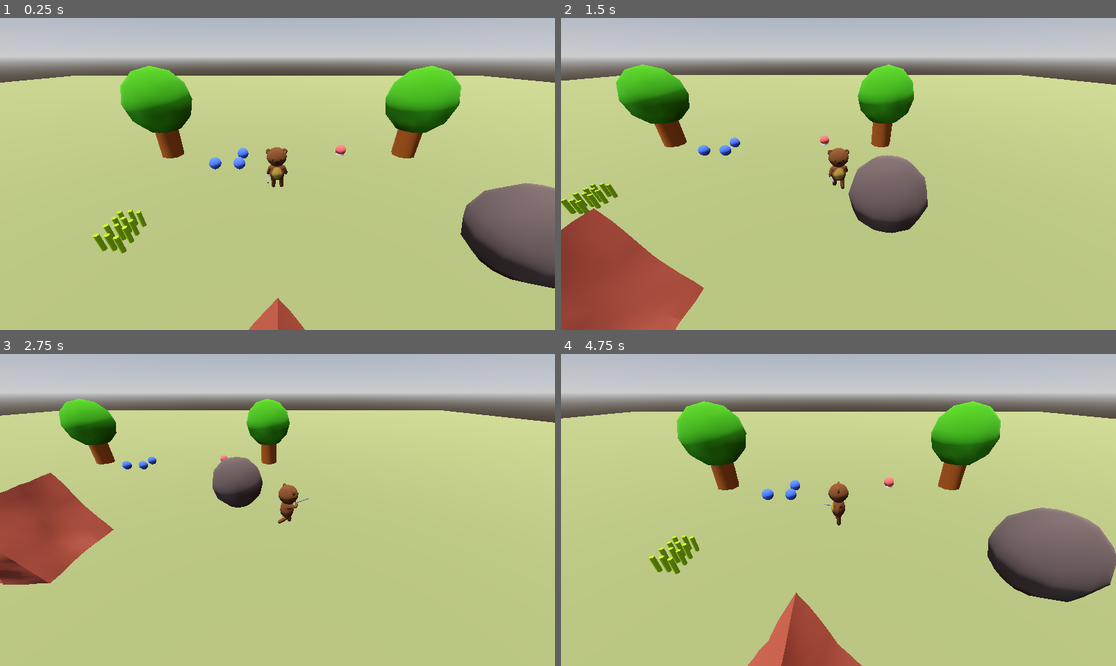
Above: before the commit, frames 1-4 (two rows, left to right).
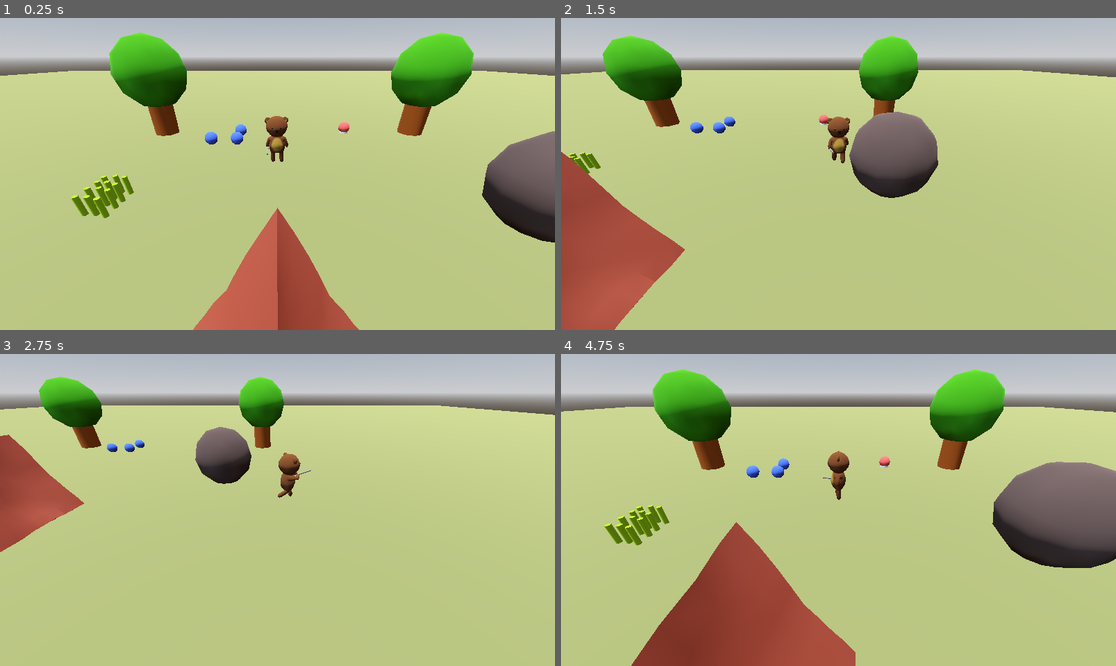
Above: after the commit, the same moments.

Repository: CodeRecode/gdwild85
Game: Godot game, scene res://world.tscn
Two runs of this game, one before a commit and one after it. Both use one fixed random seed, a clock stepped at 60 frames per second and the inputs below.
Inputs:
- Up to frame 1 (0.25 s): no input
- Up to frame 2 (1.5 s): hold Right (move_right) 0.53-1.28 s; tap Space (interact) at 0.6 s; hold S (move_down) from 1.28 s (still down); tap Shift (run_modifier) at 1.35 s
- Up to frame 3 (2.75 s): release S (move_down) at 2.03 s; hold Right (move_right) from 2.03 s (still down); tap Space (interact) at 2.1 s
- Up to frame 4 (4.75 s): release Right (move_right) at 2.78 s; hold W (move_up) 2.78-3.53 s; tap Shift (run_modifier) at 2.85, 4.35 s; hold A (move_left) from 3.53 s (still down); tap Space (interact) at 3.6 s

The runs differ from the first frame. In frame 1, 23% of the frame differs, in the area x 0-100%, y 4-100%; in frame 2, 18%; in frame 3, 13%; in frame 4, 28%.

Commit message:
Adding gather anim and tightening player colliders

Diff:
--- a/characters/player/player.tscn
+++ b/characters/player/player.tscn
@@ -4,6 +4,8 @@
 [ext_resource type="PackedScene" uid="uid://bbkbbkvnak3vo" path="res://art/bear.glb" id="2_xxgcw"]
 
 [sub_resource type="CapsuleShape3D" id="CapsuleShape3D_gv5m4"]
+radius = 0.364801
+height = 1.5
 
 [sub_resource type="StandardMaterial3D" id="StandardMaterial3D_fj7yv"]
 albedo_color = Color(1, 0.6425, 0.35, 1)
@@ -80,12 +82,15 @@
 graph_offset = Vector2(-311, -204)
 
 [sub_resource type="CylinderShape3D" id="CylinderShape3D_508ok"]
+height = 1.29303
+radius = 0.547363
 
 [node name="CharacterBody3D" type="CharacterBody3D"]
 collision_layer = 0
 script = ExtResource("1_4flbx")
 
 [node name="CollisionShape3D" type="CollisionShape3D" parent="."]
+transform = Transform3D(1, 0, 0, 0, 1, 0, 0, 0, 1, 0, 0.75, 0)
 shape = SubResource("CapsuleShape3D_gv5m4")
 debug_color = Color(0.843137, 0.34902, 0.407843, 0.862745)
 
@@ -99,33 +104,32 @@
 mesh = SubResource("CapsuleMesh_tlwt5")
 
 [node name="animalchar" parent="." instance=ExtResource("2_xxgcw")]
-transform = Transform3D(0.25, 0, 0, 0, 0.25, 0, 0, 0, 0.25, 0, -1, 0)
+transform = Transform3D(0.25, 0, 0, 0, 0.25, 0, 0, 0, 0.25, 0, 0, 0)
 
 [node name="Skeleton3D" parent="animalchar/Armature" index="0"]
-bones/1/position = Vector3(-0.0833007, 1.41441, 0)
 bones/1/rotation = Quaternion(-0.707107, 0, 0, 0.707107)
-bones/2/rotation = Quaternion(0.706529, -0.00363103, 0.00419408, 0.707662)
-bones/4/rotation = Quaternion(-0.000173379, 5.74271e-05, 0.000798107, 1)
-bones/5/rotation = Quaternion(-0.00247264, 0.00123018, 0.0170951, 0.99985)
+bones/2/rotation = Quaternion(0.707107, 0, 0, 0.707107)
+bones/6/position = Vector3(0.185896, 0.389199, 0.302)
 bones/6/rotation = Quaternion(-0.205954, 0.0476917, -0.76801, 0.60454)
 bones/7/position = Vector3(-0.118206, 0.862694, 0.116804)
 bones/7/rotation = Quaternion(0.0266705, 0.185064, -0.449121, 0.873688)
 bones/8/rotation = Quaternion(0.024959, 0.0439738, -0.199483, 0.978596)
+bones/9/position = Vector3(-0.185896, 0.389199, 0.302)
 bones/9/rotation = Quaternion(-0.205954, -0.0476917, 0.76801, 0.60454)
 bones/10/position = Vector3(0.118206, 0.862694, 0.116804)
 bones/10/rotation = Quaternion(0.0266705, -0.185064, 0.449121, 0.873688)
 bones/11/rotation = Quaternion(0.0249591, -0.0439738, 0.199483, 0.978596)
 bones/12/rotation = Quaternion(0.686783, -4.07164e-08, 0.128772, 0.715365)
 bones/13/rotation = Quaternion(0.0835974, -0.00123801, -0.515194, 0.852986)
-bones/14/rotation = Quaternion(0.840166, 0.533603, -0.0220617, 0.0943483)
-bones/15/rotation = Quaternion(0.00280561, -0.00020452, -0.000120336, 0.999996)
-bones/17/rotation = Quaternion(0.862748, -0.491693, -0.0308178, 0.113819)
-bones/18/rotation = Quaternion(0.0884812, 0.000285874, 0.00220741, 0.996075)
+bones/14/rotation = Quaternion(0.851716, 0.512965, 0.00649546, 0.106792)
+bones/15/rotation = Quaternion(0.051679, -0.000204247, -0.00221661, 0.998661)
+bones/17/rotation = Quaternion(0.851716, -0.512965, -0.00649593, 0.106792)
+bones/18/rotation = Quaternion(0.0516807, 0.000204259, 0.00221645, 0.998661)
 bones/20/position = Vector3(0.575712, 0.737437, 1.18014)
 bones/20/rotation = Quaternion(0.0157379, 0.703302, 0.710546, -0.0155774)
 
 [node name="BoneAttachment3D" type="BoneAttachment3D" parent="animalchar/Armature/Skeleton3D" index="3"]
-transform = Transform3D(-0.956131, 0.181943, -0.229585, -0.240538, -0.0403076, 0.969803, 0.167194, 0.982482, 0.0823034, -1.29563, 2.0925, 0.0290475)
+transform = Transform3D(-0.959254, 0.180511, -0.217363, -0.228735, -0.0445169, 0.97247, 0.165865, 0.982565, 0.0839922, -1.20612, 2.10775, 0.0287514)
 rotation_edit_mode = 1
 bone_name = "Attatch"
 bone_idx = 12
@@ -147,6 +151,7 @@
 monitorable = false
 
 [node name="CollisionShape3D" type="CollisionShape3D" parent="InteractableDetector"]
+transform = Transform3D(1, 0, 0, 0, 1, 0, 0, 0, 1, 0, 0.528961, 0.378449)
 shape = SubResource("CylinderShape3D_508ok")
 
 [connection signal="area_entered" from="InteractableDetector" to="." method="_on_interactable_detector_area_entered"]
--- a/world.tscn
+++ b/world.tscn
@@ -45,7 +45,6 @@
 transform = Transform3D(0.926371, 0.332954, -0.176009, 0.141705, 0.124851, 0.982004, 0.348937, -0.934641, 0.0684767, 0, 21.6222, 0)
 
 [node name="CharacterBody3D" parent="." instance=ExtResource("1_f3sb7")]
-transform = Transform3D(1, 0, 0, 0, 1, 0, 0, 0, 1, -0.00266743, 1.06952, -0.0452547)
 
 [node name="WorldBoundaryPrep" type="StaticBody3D" parent="."]
 transform = Transform3D(6, 0, 0, 0, -2.62268e-07, -6, 0, 6, -2.62268e-07, 0, 0, -45)
Binary file changed: art/bear.glb
